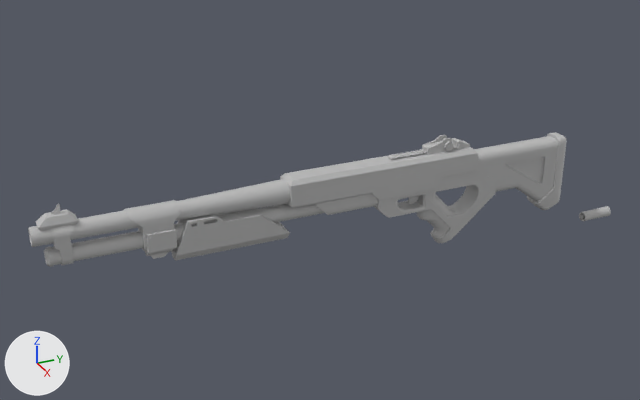
The FBX model Maya Project Files/Weapons/Exports/Shot_Gun/Shotgun_Lever.fbx, before and after one commit.
Before and after are seen from a camera (50 mm lens) standing at (1.269, -0.804, 0.691) and looking at (-0.04, -0.215, 0.037). Arrows for +X, +Y and +Z are at lower left; the lights stay in place. Where no turn or scale is listed for an object, it has been applied to the vertices.

The older version as bpy lines, for what is in view:
```python
me_mesh = bpy.data.meshes.new('Mesh')
me_mesh.from_pydata(...)  # 225 vertices, 248 faces; spans x -0.0147..0.0147, y -0.0263..0.0263, z 0.0..0.0264
me_mesh.materials.append(mat_lambert1)  # grey #bcbcbc
me_mesh_001 = bpy.data.meshes.new('Mesh.001')
me_mesh_001.from_pydata(...)  # 169 vertices, 156 faces; spans x -0.0107..0.013, y -0.0146..0.0127, z -0.0009..0.0152
me_mesh_001.materials.append(mat_lambert1)  # grey #bcbcbc
me_mesh_002 = bpy.data.meshes.new('Mesh.002')
me_mesh_002.from_pydata(...)  # 98 vertices, 108 faces; spans x -0.0109..0.0109, y -0.0389..0.0251, z -0.0109..0.0109
me_mesh_002.materials.append(mat_lambert1)  # grey #bcbcbc
me_mesh_004 = bpy.data.meshes.new('Mesh.004')
me_mesh_004.from_pydata(...)  # 2289 vertices, 2162 faces; spans x -0.024..0.024, y -0.495..0.495, z -0.103..0.103
me_mesh_004.materials.append(mat_lambert1)  # grey #bcbcbc
me_mesh_006 = bpy.data.meshes.new('Mesh.006')
me_mesh_006.from_pydata(...)  # 450 vertices, 427 faces; spans x -0.021..0.021, y -0.281..-0.083, z -0.025..0.046
me_mesh_006.materials.append(mat_lambert1)  # grey #bcbcbc
ob_ammo_indicator = bpy.data.objects.new('Ammo_Indicator', me_mesh_001)
ob_ammo_indicator.location = (0.0, 0.048, 0.111)
ob_export = bpy.data.objects.new('Export', me_mesh_004)
ob_export.location = (0.0, -0.217, 0.028)
ob_fore_arm = bpy.data.objects.new('Fore_Arm', me_mesh_006)
ob_fore_arm.location = (0.0, -0.215, 0.025)
ob_shell_shotgun_empty = bpy.data.objects.new('Shell_Shotgun_Empty', me_mesh_002)
ob_shell_shotgun_empty.location = (0.0, 0.392, -0.09)
ob_shotgun_ironsight = bpy.data.objects.new('Shotgun_Ironsight', me_mesh)
ob_shotgun_ironsight.location = (0.002, -0.002, 0.109)
```
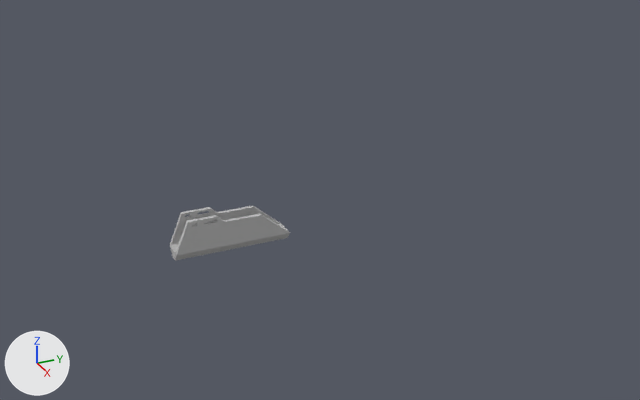
Pixel boxes [x1, y1, x2, y2] of what changed, in the pictures (640 x 400 px):
'Export', deleted: before [28, 132, 567, 267]
'Shotgun_Ironsight', deleted: before [422, 135, 453, 155]
'Shell_Shotgun_Empty', deleted: before [579, 206, 611, 221]
'Ammo_Indicator', deleted: before [452, 138, 470, 150]

The edits, one by one:
Object 'Ammo_Indicator' (ob_ammo_indicator) is deleted.
Object 'Shotgun_Ironsight' (ob_shotgun_ironsight) is deleted.
Object 'Shell_Shotgun_Empty' (ob_shell_shotgun_empty) is deleted.
Object 'Export' (ob_export) is deleted.
